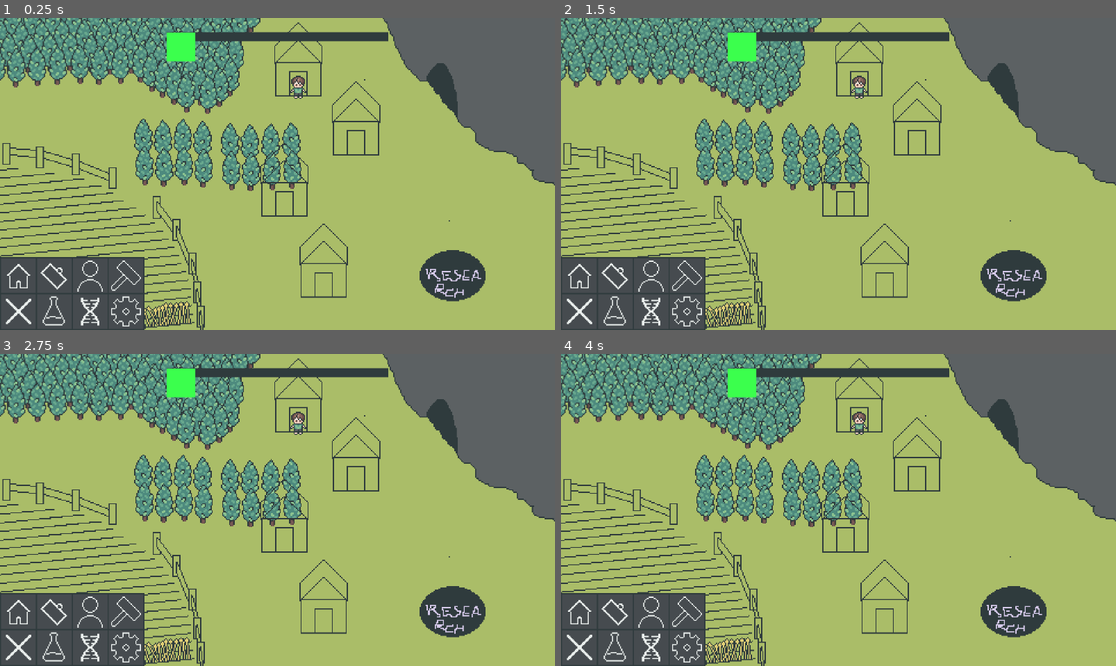
Above: before the commit, frames 1-4 (two rows, left to right).
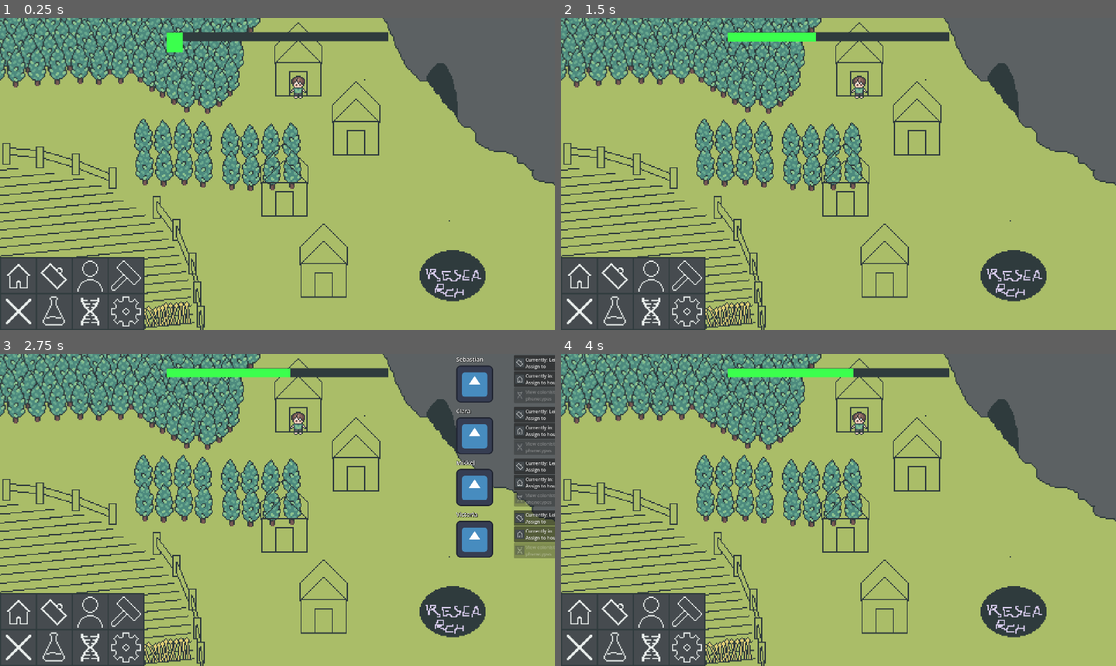
Above: after the commit, the same moments.

Repository: Lueegee1/EksamenDDU
Game: Godot game, scene res://Scenes/Root.tscn
The game is run twice, just before and just after one commit, with the same random seed, the same clock (stepped at 60 frames per second) and the same inputs. The engine's default icon, where the game draws it, is replaced by a stand-in: a white triangle on a blue panel in a dark square.
Inputs (mouse positions are in pixels of both pictures, inside the frame that each line leads up to):
- Up to frame 1 (0.25 s): no input
- Up to frame 2 (1.5 s): click (583, 280) at 0.5 s; click (622, 280) at 1.25 s
- Up to frame 3 (2.75 s): click (94, 616) at 2 s
- Up to frame 4 (4 s): click (694, 616) at 2.75 s; click (583, 653) at 3.5 s

The runs differ from the first frame. In frame 1, 0.3% of the frame differs, in the area x 30-36%, y 4-15%; in frame 2, 0.6%; in frame 3, 7.2%, in the area x 30-100%, y 0-66%; in frame 4, 0.9%.
Error before the commit: Invalid access to property or key 'average_happiness' on a base object of type 'Nil'. (res://Scripts/UI.gd:96)

Commit message:
Minor updates

Diff:
--- a/ddu-eksamen/Scripts/GameManager.gd
+++ b/ddu-eksamen/Scripts/GameManager.gd
@@ -136,11 +136,11 @@
 func get_workstation_position(workplace: String) -> Array:
 	return building_positions.get(workplace, [0.0,0.0])
 
-func get_home_position(colonist: String) -> Array:
+func get_home_position(colonist: String):
 	for house_id in housing_dictionary:
 		if "assigned" in housing_dictionary[house_id] and colonist in housing_dictionary[house_id]["assigned"]:
 			return building_positions.get(house_id, [0.0,0.0])
-	return [0.0,0.0]
+	return null
 
 func remove_working_colonist(colonist_name):
 	working_colonist.erase(colonist_name)
@@ -148,13 +148,11 @@
 
 func colonist_work_day_addition(colonist_name):
 	working_colonist.append(colonist_name)
-	await get_tree().create_timer(30.0).timeout
+	await get_tree().create_timer(300.0).timeout
 	remove_working_colonist(colonist_name)
 	if colonist_name in movement_and_sprite_dictionary:
 		movement_and_sprite_dictionary[colonist_name]["state"] = "going_home"
-	#unload(colonist_name)
-	#set timer until the colonist workday is over
-	#add dicitonary with the working colonist
+
 
 func colonist_move(delta: float) -> void:
 	for colonist in colonist_dict:
@@ -198,6 +196,7 @@
 				# re-check if they got assigned a job
 				if assignment != "unemployed":
 					mov["state"] = "idle"
+		print(colonist, " pos: ", mov["position"], " state: ", mov["state"])
 	value_changed.emit()
 
 
@@ -310,6 +309,8 @@
 	return true
 
 # Tick System --------------------------------------------------------------------------------------------------
+func _process(delta: float) -> void:
+	colonist_move(delta)
 
 func _on_tick_timer_timeout() -> void:
 	current_tick += 1
@@ -367,7 +368,7 @@
 	if current < amount:
 		return false
 	Global.set(resource_name, current - amount)
-	value_changed.connect(save_game)
+	value_changed.emit()
 	return true
 
 func get_new_resource(resource: String, productivity: int):
--- a/ddu-eksamen/Scripts/UI.gd
+++ b/ddu-eksamen/Scripts/UI.gd
@@ -93,8 +93,8 @@
 func _ready() -> void:
 	position_elements()
 	# Set initial size based on current happiness
-	var initial_width = (Global.average_happiness / 100.0) * (2 * screen_dim.x / 5)
-	happiness_bar.size = Vector2(initial_width, bar_height)
+	#var initial_width = (Global.average_happiness / 100.0) * (2 * screen_dim.x / 5)
+#	happiness_bar.size = Vector2(initial_width, bar_height)
 
 func _process(delta: float) -> void:
 	update_happiness_bar(delta)
--- a/ddu-eksamen/project.godot
+++ b/ddu-eksamen/project.godot
@@ -17,7 +17,7 @@
 
 [autoload]
 
-Global="*uid://b4xuwnefu4th4"
+Global="*uid://bjw1gkbm8tlki"
 
 [display]
 
